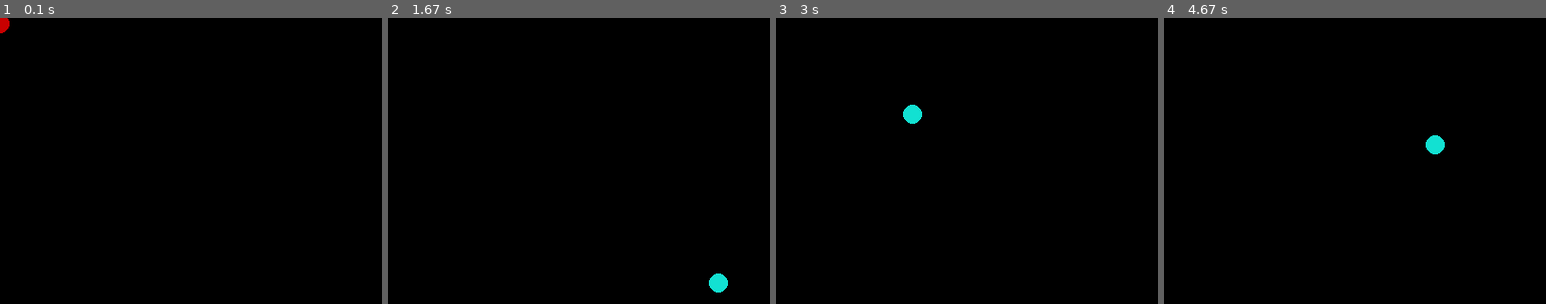
Above: before the commit, frames 1-4 (left to right).
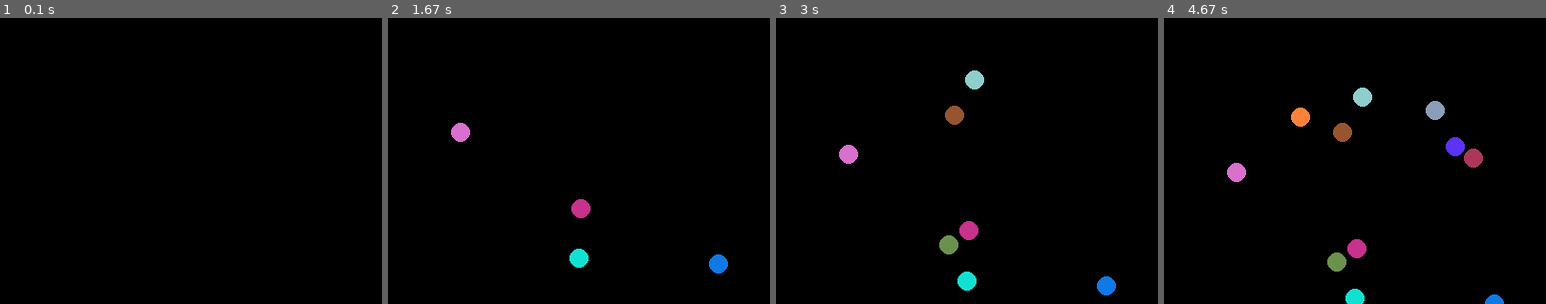
Above: after the commit, the same moments.

Repository: Busiky/git_pygame_falling_balls
Game: pygame game, started from falling_balls.py
The game is run twice, just before and just after one commit, with the same random seed, the same clock (stepped at 60 frames per second) and the same inputs.
Inputs (mouse positions are in pixels of both pictures, inside the frame that each line leads up to):
- Up to frame 1 (0.1 s): no input
- Up to frame 2 (1.67 s): click (579, 161) at 0.38 s; click (579, 178) at 0.72 s; click (460, 118) at 1.05 s; click (716, 261) at 1.4 s
- Up to frame 3 (3 s): click (974, 63) at 1.75 s; click (947, 235) at 2.1 s; click (955, 112) at 2.45 s; click (913, 100) at 2.83 s
- Up to frame 4 (4.67 s): click (1454, 135) at 3.27 s; move the mouse to (1473, 155) at 3.57 s; click (1473, 155) at 3.75 s; click (1435, 109) at 4.27 s

The runs differ from the first frame. In frame 1, 0.1% of the frame differs, in the area x 0-3%, y 0-6%; in frame 2, 1.3%; in frame 3, 2.1%; in frame 4, 2.9%, in the area x 16-89%, y 24-100%.

Commit message:
Fall, but slowly

Diff:
--- a/falling_balls.py
+++ b/falling_balls.py
@@ -8,12 +8,14 @@
 screen.fill(pygame.Color('#000000'))
 clock = pygame.time.Clock()
 v = 100
-x, y = pos = (0, 0)
-color = (200, 0, 0)
+fps = 60
+# x, y = pos = (0, 0)
+# color = (200, 0, 0)
 
 # create 2 lists for saving properties of balls
 # coords, colors
-balls_coords = []
+balls_coord_x = []
+balls_coord_y = []
 balls_colors = []
 
 running = True
@@ -24,7 +26,8 @@
             running = False
         if event.type == pygame.MOUSEBUTTONDOWN:
             x, y = pos = event.pos
-            balls_coords.append(pos)
+            balls_coord_x.append(x)
+            balls_coord_y.append(y)
 
             balls_colors.append(
                 (
@@ -33,19 +36,16 @@
                     random.randint(0, 255)
                 )
             )
-            color = balls_colors[0]
-    pygame.draw.circle(screen, pygame.Color(*color), (x, int(y)), 10)
-    y += v * clock.tick() / 1000
+    #         color = balls_colors[0]
+    # pygame.draw.circle(screen, pygame.Color(*color), (x, int(y)), 10)
+    # y += v * clock.tick() / 1000
 
-
-    # for i in range(len(balls_coords)):
-    #     pygame.draw.circle(screen, pygame.Color(
-    #         *balls_colors[i]
-    #     ), balls_coords[i], 10)
-    # for i in range(len(balls_coords)):
-    #     x, y = balls_coords[i][0], int(
-    #         balls_coords[i][1] + v * clock.tick() / 1000)
-    #     balls_coords[i] = (x, y)
+    for i in range(len(balls_coord_x)):
+        pygame.draw.circle(screen, pygame.Color(
+            *balls_colors[i]
+        ), (balls_coord_x[i], int(balls_coord_y[i])), 10)
+    for i in range(len(balls_coord_y)):
+        balls_coord_y[i] += v * clock.tick(fps) / 1000
 
     pygame.display.flip()
 pygame.quit()
